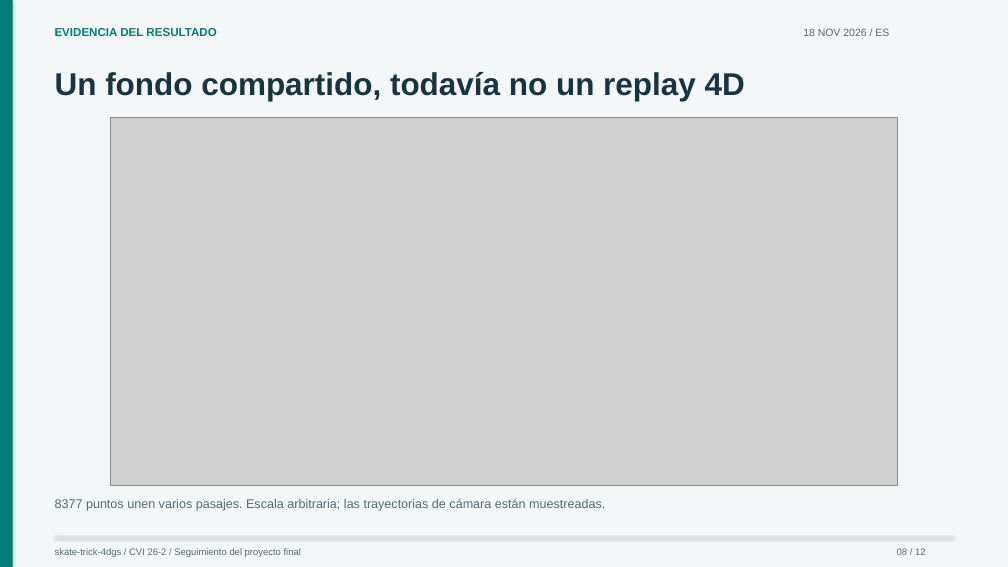
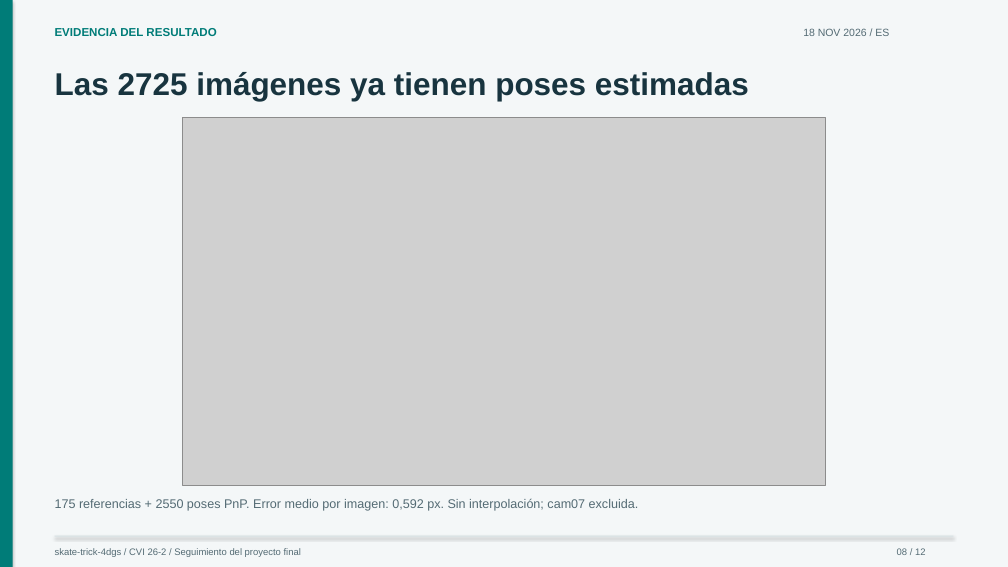
Before and after one commit to craptou/Projet_4D_Gaussian_Splatting, a slide deck: slide 8 of presentations/progress.es.pptx. Drawn at 1008x567 pixels with LibreOffice and Linux fonts; fonts in the diff are those of the drawing; grey boxes stand for pictures. Boxes give left, top, right and bottom in pixels: in the first picture for what was removed or moved away, otherwise in the second. Text is boxed around its words. In the diff, an @@ line names an element or a change of style, - is before the commit and + after.

```diff
--- a/presentations/progress.es.pptx
+++ b/presentations/progress.es.pptx
@@ text at [55, 72, 749, 101]: text changed @@
-Un fondo compartido, todavía no un replay 4D
+Las 2725 imágenes ya tienen poses estimadas
@@ picture: place and size @@
-picture at [110, 118, 898, 485]
+picture at [182, 118, 826, 485]
@@ text at [55, 499, 639, 511]: text changed @@
-8377 puntos unen varios pasajes. Escala arbitraria; las trayectorias de cámara están muestreadas.
+175 referencias + 2550 poses PnP. Error medio por imagen: 0,592 px. Sin interpolación; cam07 excluida.
```
Also in this commit, not shown: 4 other slides changed, 27 other files.
